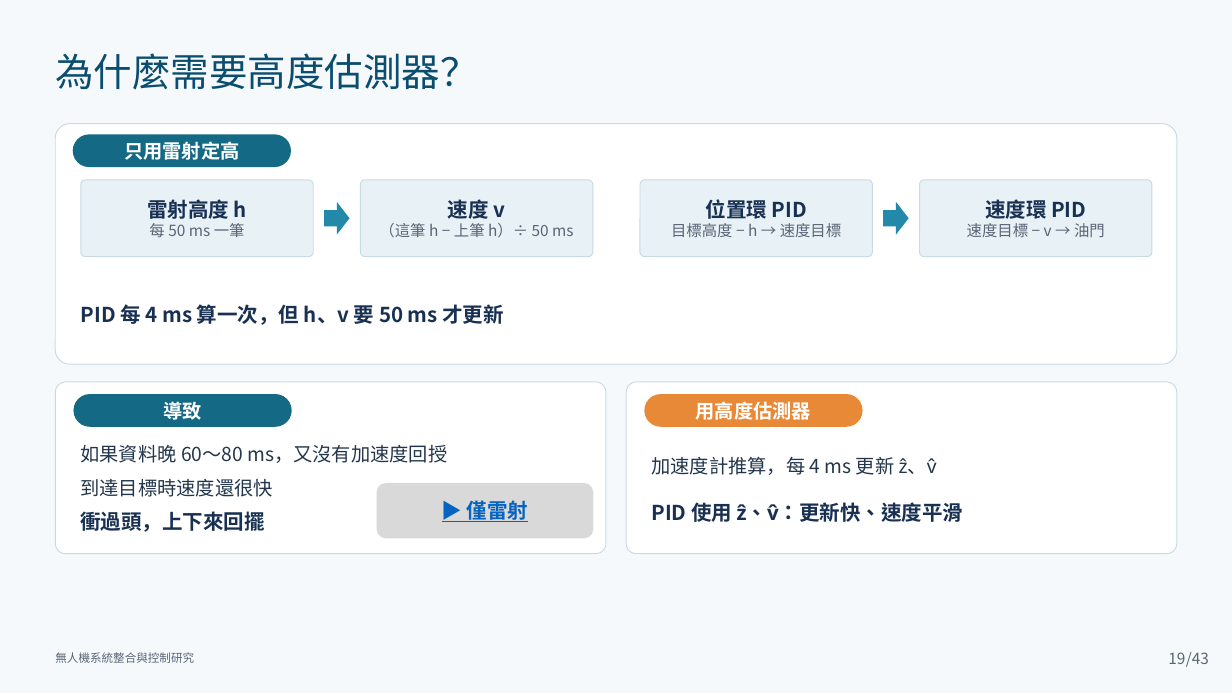
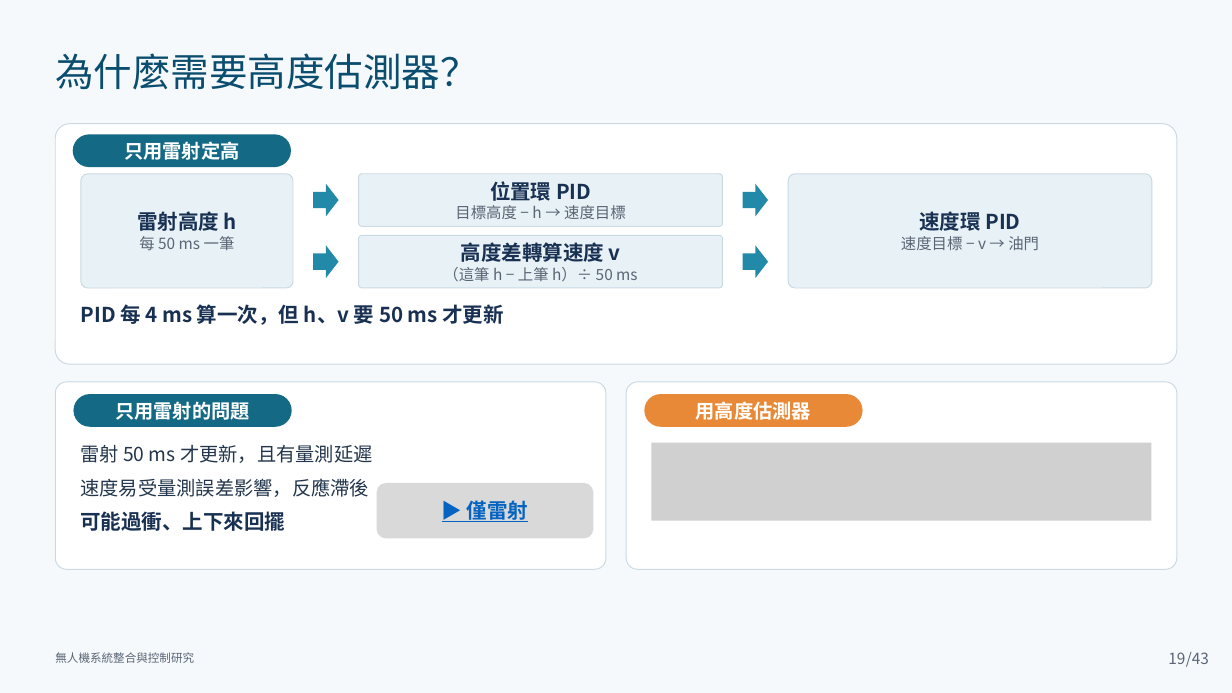
Before and after one commit to lingken1028/-, a slide deck: slide 19 of 無人機系統整合與控制研究_口試簡報 2.pptx. Drawn at 1232x693 pixels with LibreOffice and Linux fonts; fonts in the diff are those of the drawing; grey boxes stand for pictures. Boxes give left, top, right and bottom in pixels: in the first picture for what was removed or moved away, otherwise in the second. Text is boxed around its words. In the diff, an @@ line names an element or a change of style, - is before the commit and + after.

```diff
--- a/無人機系統整合與控制研究_口試簡報 2.pptx
+++ b/無人機系統整合與控制研究_口試簡報 2.pptx
@@ text "雷射高度 h": place and size @@
-text "雷射高度 h" at box(147, 199, 247, 237)
+text "雷射高度 h" at box(137, 211, 237, 250)
@@ rounded rectangle: place and size @@
-rounded rectangle at box(80, 180, 313, 257)
+rounded rectangle at box(80, 174, 293, 288)
@@ text "位置環 PID": place and size @@
-text "位置環 PID" at box(671, 199, 842, 237)
+text "位置環 PID" at box(455, 181, 626, 219)
@@ rounded rectangle: place and size @@
-rounded rectangle at box(360, 180, 593, 257)
+rounded rectangle at box(359, 174, 723, 226)
@@ text "速度環 PID": place and size @@
-text "速度環 PID" at box(967, 196, 1105, 237)
+text "速度環 PID" at box(901, 209, 1039, 250)
@@ rounded rectangle: place and size @@
-rounded rectangle at box(920, 180, 1153, 257)
+rounded rectangle at box(788, 174, 1153, 288)
@@ right arrow: place and size @@
-right arrow at box(324, 202, 350, 235)
+right arrow at box(313, 184, 339, 216)
@@ rounded rectangle removed at box(640, 180, 873, 257) @@
@@ right arrow: place and size @@
-right arrow at box(884, 202, 909, 235)
+right arrow at box(743, 184, 769, 216)
@@ rounded rectangle added at box(359, 236, 723, 288), fill #E8F1F6, outline #C9DAE4 0.75 pt @@
@@ right arrow added at box(313, 246, 339, 278), fill #2389A8 @@
@@ text "高度差轉算速度 v": place and size @@
-text "高度差轉算速度 v" at box(379, 196, 573, 237)
+text "高度差轉算速度 v" at box(443, 240, 637, 281)
@@ text at box(461, 240, 621, 266): text changed @@
-速度 v
+高度差轉算速度 v
@@ right arrow added at box(743, 246, 769, 278), fill #2389A8 @@
@@ rounded rectangle: place and size @@
-rounded rectangle at box(55, 382, 606, 554)
+rounded rectangle at box(55, 382, 606, 569)
@@ rounded rectangle: place and size @@
-rounded rectangle at box(627, 382, 1177, 554)
+rounded rectangle at box(627, 382, 1177, 569)
@@ text in rounded rectangle at box(115, 401, 250, 420): text changed @@
-導致
+只用雷射的問題
@@ text at box(81, 445, 372, 531): text changed @@
-如果資料晚 60～80 ms，又沒有加速度回授
-到達目標時速度還很快
-衝過頭，上下來回擺
+雷射 50 ms 才更新，且有量測延遲
+速度易受量測誤差影響，反應滯後
+可能過衝、上下來回擺
@@ picture added at box(652, 443, 1152, 521) @@
@@ text removed at box(651, 457, 963, 522) @@
-加速度計推算，每 4 ms 更新 ẑ、v̂
-PID 使用 ẑ、v̂：更新快、速度平滑
```
Also in this commit, not shown: 1 other slide changed.
